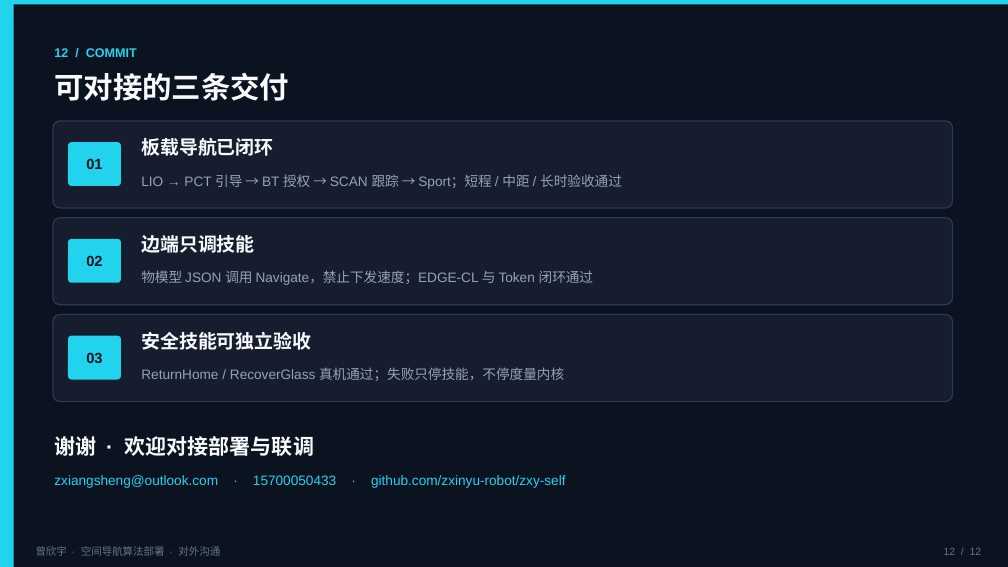
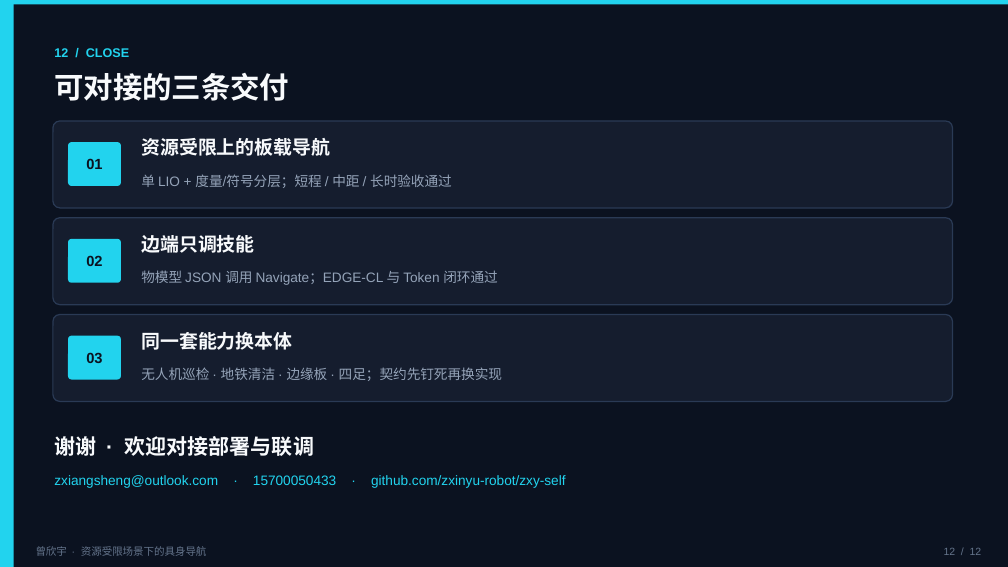
Before and after one commit to zxinyu-robot/MotionSLAM_ws, a slide deck: slide 12 of docs/_inbox/曾欣宇_空间导航算法部署_课展示.pptx. Drawn at 1008x567 pixels with LibreOffice and Linux fonts; fonts in the diff are those of the drawing. Boxes give left, top, right and bottom in pixels: in the first picture for what was removed or moved away, otherwise in the second. Text is boxed around its words. In the diff, an @@ line names an element or a change of style, - is before the commit and + after.

```diff
--- a/docs/_inbox/曾欣宇_空间导航算法部署_课展示.pptx
+++ b/docs/_inbox/曾欣宇_空间导航算法部署_课展示.pptx
@@ text at [54,48,129,57]: text changed @@
-12 / COMMIT
+12 / CLOSE
@@ text at [141,138,330,156]: text changed @@
-板载导航已闭环
+资源受限上的板载导航
@@ text at [141,174,452,188]: text changed @@
-LIO → PCT 引导 → BT 授权 → SCAN 跟踪 → Sport；短程 / 中距 / 长时验收通过
+单 LIO + 度量/符号分层；短程 / 中距 / 长时验收通过
@@ text at [141,270,497,285]: text changed @@
-物模型 JSON 调用 Navigate，禁止下发速度；EDGE-CL 与 Token 闭环通过
+物模型 JSON 调用 Navigate；EDGE-CL 与 Token 闭环通过
@@ text at [141,332,292,350]: text changed @@
-安全技能可独立验收
+同一套能力换本体
@@ text at [141,367,502,381]: text changed @@
-ReturnHome / RecoverGlass 真机通过；失败只停技能，不停度量内核
+无人机巡检 · 地铁清洁 · 边缘板 · 四足；契约先钉死再换实现
@@ text at [36,546,207,556]: text changed @@
-曾欣宇 · 空间导航算法部署 · 对外沟通
+曾欣宇 · 资源受限场景下的具身导航
```
Also in this commit, not shown: 8 other slides changed, 3 slides added, 3 slides removed.
